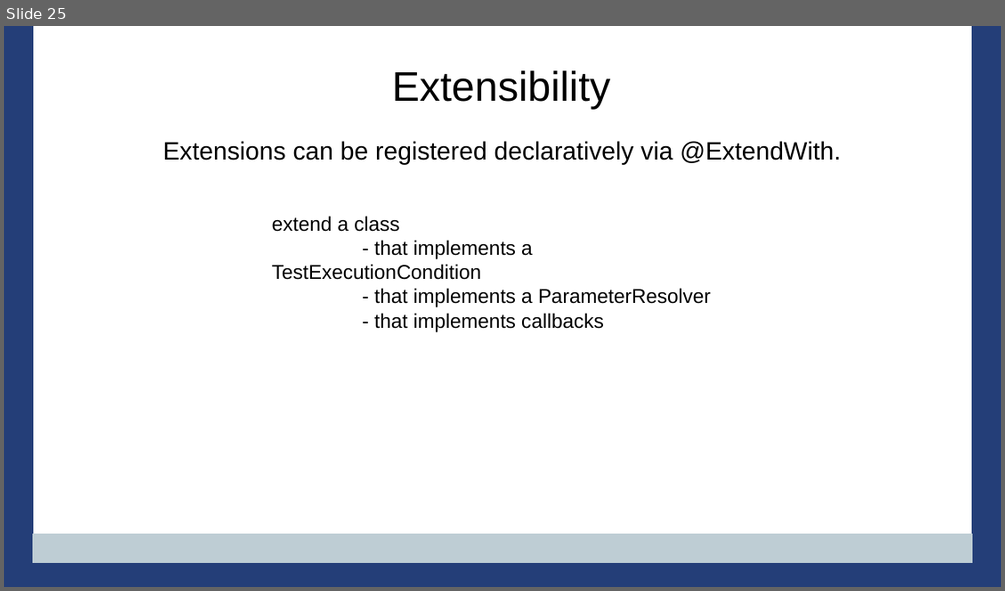
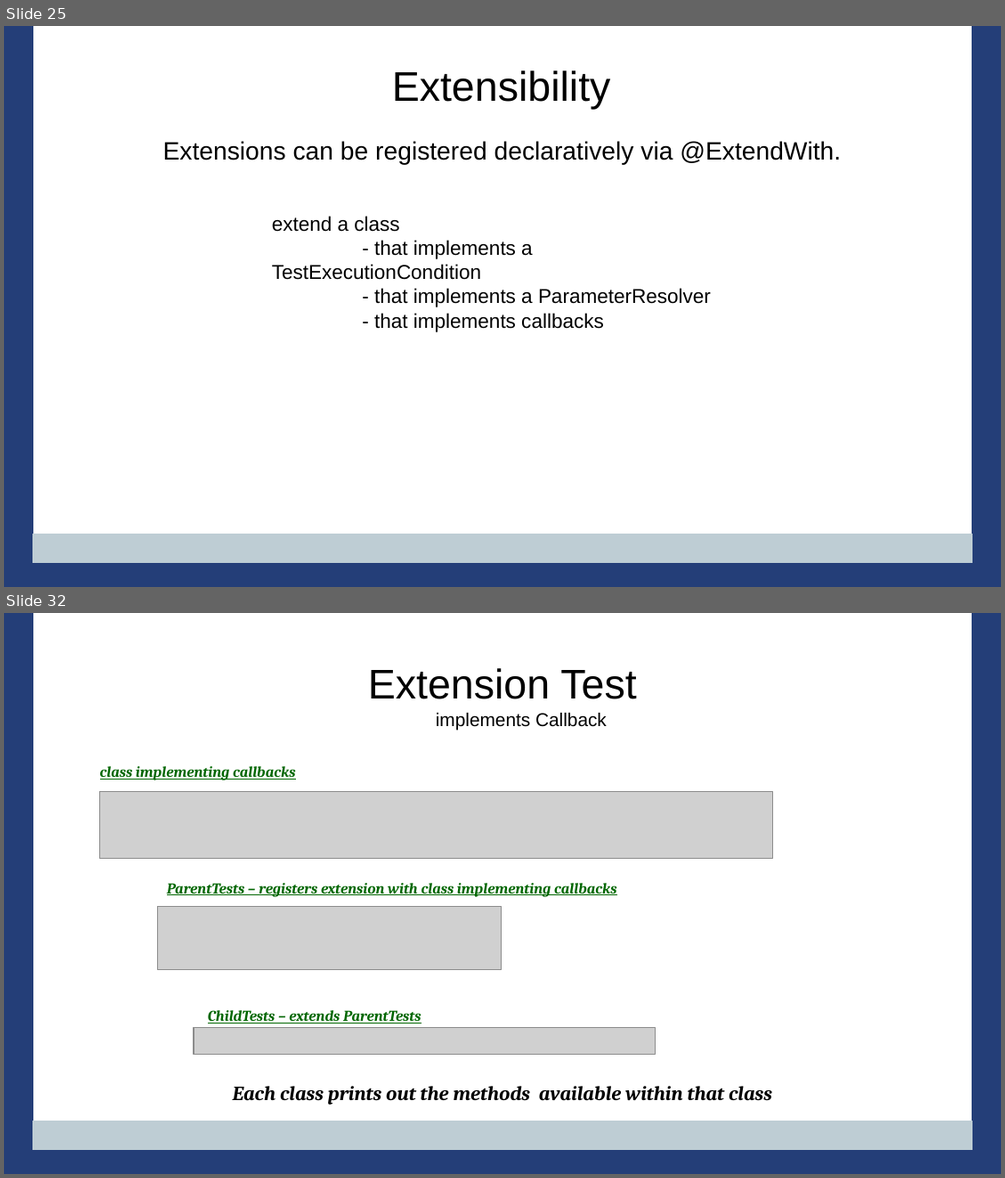
Before and after one commit to PennState/junit5-presentation, a slide deck: src/site/presentation/Junit5_Presentation_JavaOne_2016.odp. Shown one above the other, each under a label of ours: slide 25 before the commit, slides 25 and 32 after it; the slides between them are not shown. The pictures are 1005x591 and 1005x1178 pixels, drawn with LibreOffice and Linux fonts; fonts in the diff are those of the drawing; grey boxes stand for pictures; background and template pictures are left out. Boxes give left, top, right and bottom in pixels: in the first picture for what was removed or moved away, otherwise in the second. Text is boxed around its words. In the diff, an @@ line names an element or a change of style, - is before the commit and + after.

Commit message:
adding slides for extension examples

```diff
--- a/src/site/presentation/Junit5_Presentation_JavaOne_2016.odp
+++ b/src/site/presentation/Junit5_Presentation_JavaOne_2016.odp
@@ slide 32 added at bbox=[4, 613, 1001, 1174], background #FFFFFF; not listed: 4 template elements that a slide beside it also shows @@
@@ title added at bbox=[368, 668, 636, 699], 33 pt, text #000000 @@
+Extension Test
@@ text added at bbox=[436, 713, 607, 730], 14.8 pt, text #000000 @@
+implements Callback
@@ title added at bbox=[100, 766, 295, 780], 12 pt, text #006600, bold, italic, underline @@
+class implementing callbacks
@@ picture added at bbox=[100, 792, 773, 859] @@
@@ picture added at bbox=[158, 906, 502, 969] @@
@@ title added at bbox=[167, 883, 616, 897], 12 pt, text #006600, bold, italic, underline @@
+ParentTests – registers extension with class implementing callbacks
@@ title added at bbox=[208, 1010, 421, 1023], 12 pt, text #006600, bold, italic, underline @@
+ChildTests – extends ParentTests
@@ picture added at bbox=[194, 1027, 655, 1054] @@
@@ title added at bbox=[233, 1086, 772, 1104], 16 pt, text #000000, bold, italic @@
+Each class prints out the methods available within that class
```
Also in this commit, not shown: 3 slides changed, 5 other slides added, 2 slides removed, 2 other files.
